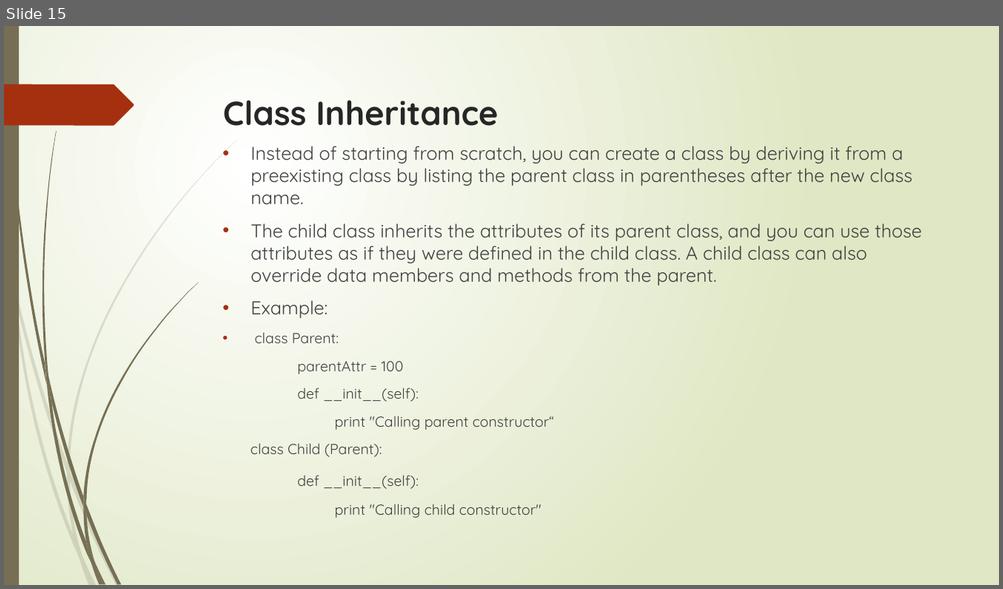
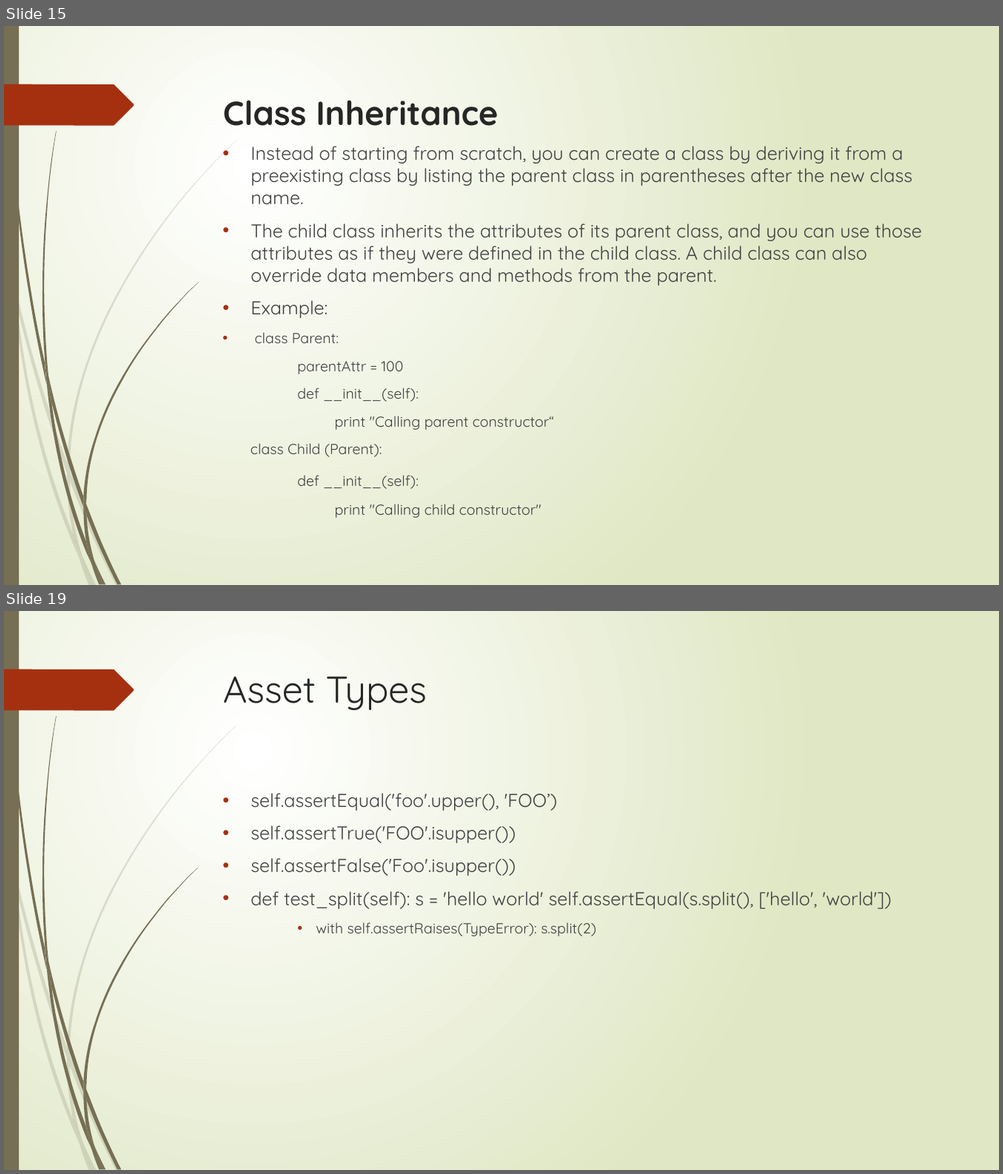
Before and after one commit to flyworker/python-automation-testing, a slide deck: document/course2-3.pptx. Shown one above the other, each under a label of ours: slide 15 before the commit, slides 15 and 19 after it; the slides between them are not shown. The pictures are 1003x589 and 1003x1174 pixels, drawn with LibreOffice and Linux fonts; fonts in the diff are those of the drawing. Boxes give left, top, right and bottom in pixels: in the first picture for what was removed or moved away, otherwise in the second. Text is boxed around its words. In the diff, an @@ line names an element or a change of style, - is before the commit and + after.

Commit message:
add just eat test

```diff
--- a/document/course2-3.pptx
+++ b/document/course2-3.pptx
@@ slide 19 added at (4, 611, 999, 1170), background gradient #FFFFFF to #DFE8C4; not listed: 24 template elements that a slide beside it also shows @@
@@ title added at (223, 676, 427, 710), 36 pt, text #262626 @@
+Asset Types
@@ text added at (250, 793, 891, 937), 18 pt, text #404040 @@
+• self.assertEqual('foo'.upper(), 'FOO’)
+• self.assertTrue('FOO'.isupper())
+• self.assertFalse('Foo'.isupper())
+• def test_split(self): s = 'hello world' self.assertEqual(s.split(), ['hello', 'world'])
+    • with self.assertRaises(TypeError): s.split(2)
```
Also in this commit, not shown: 2 slides changed, 6 other slides added, 11 other files.
